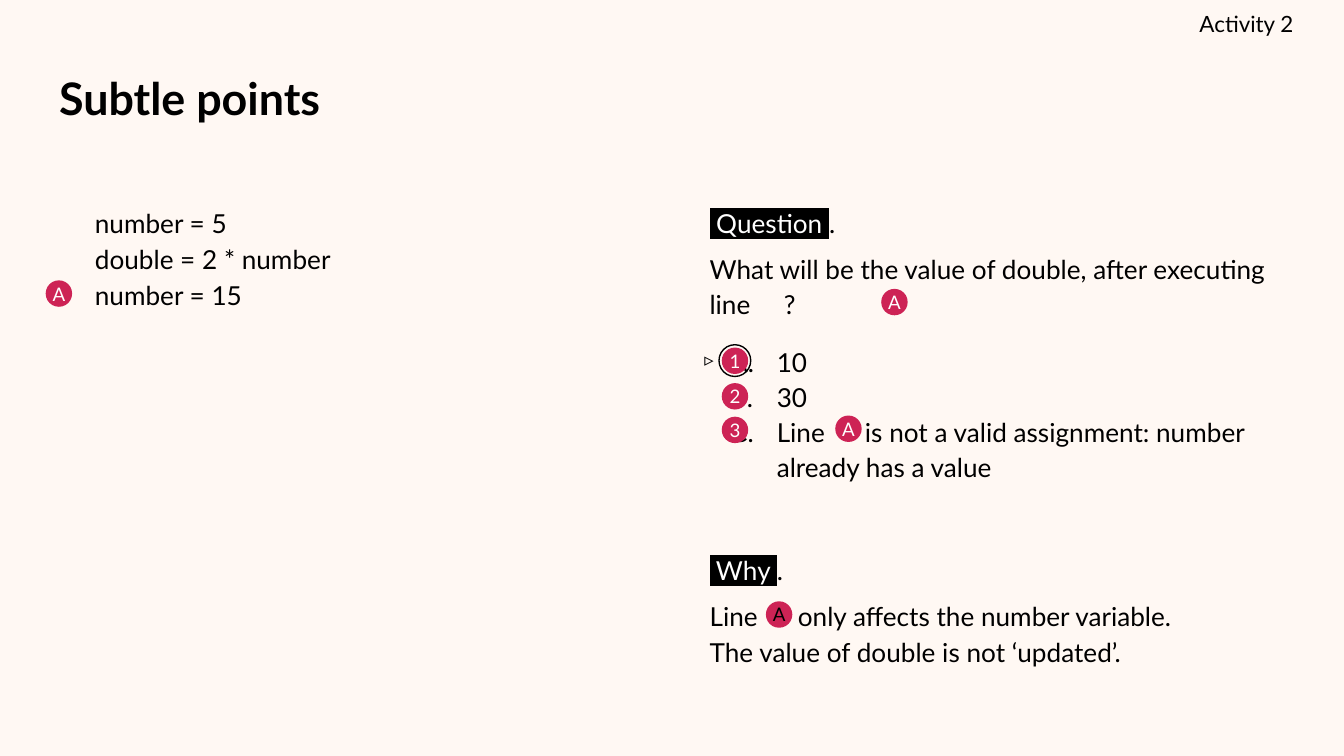
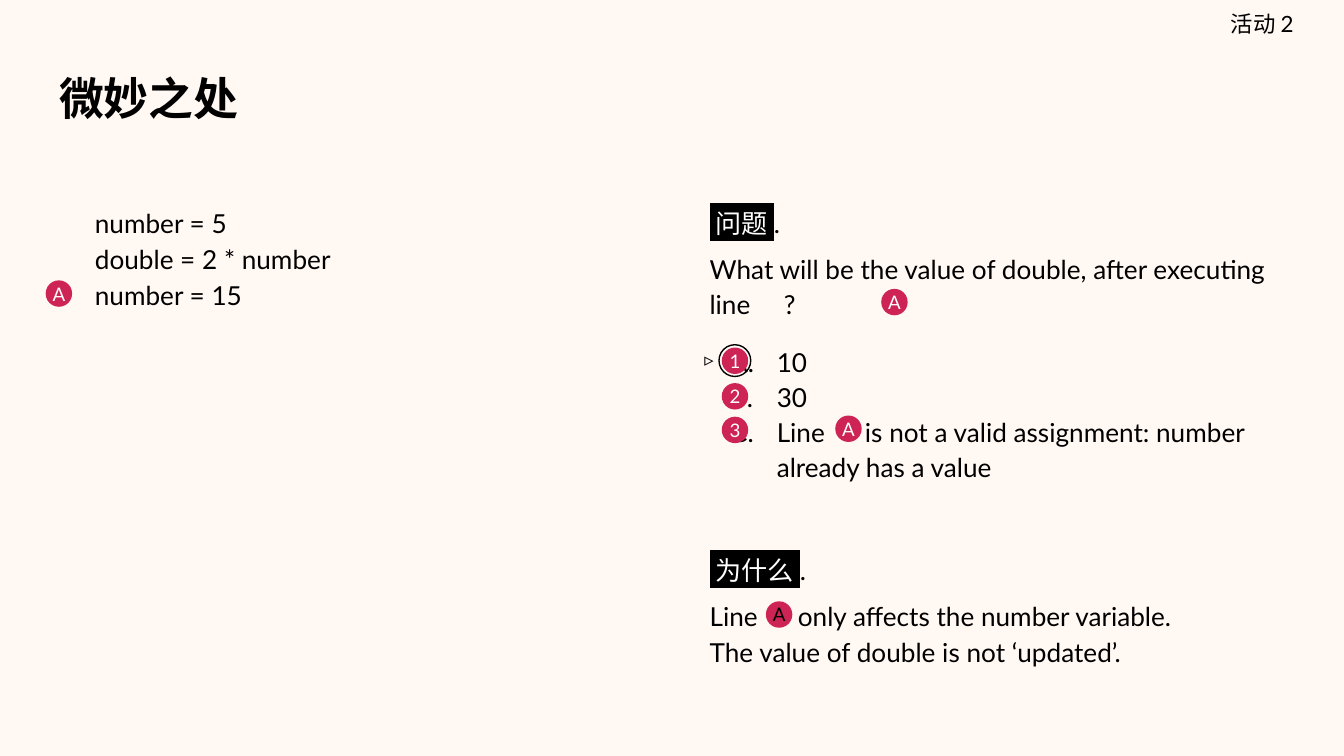
Before and after one commit to Canyu-Liu/RPI-Foundation-Computing-Curriculum-ZH-CN, a slide deck: slide 14 of 计算机课程/关键阶段四/八年级/U6 - Python编程入门/L2 - 处理数据/L2 - Python编程入门 - 八年级.pptx. Drawn at 1344x756 pixels with LibreOffice and Linux fonts; fonts in the diff are those of the drawing. Boxes give left, top, right and bottom in pixels: in the first picture for what was removed or moved away, otherwise in the second. Text is boxed around its words. In the diff, an @@ line names an element or a change of style, - is before the commit and + after.

```diff
--- a/计算机课程/关键阶段四/八年级/U6 - Python编程入门/L2 - 处理数据/L2 - Python编程入门 - 八年级.pptx
+++ b/计算机课程/关键阶段四/八年级/U6 - Python编程入门/L2 - 处理数据/L2 - Python编程入门 - 八年级.pptx
@@ subtitle at box(1231, 13, 1294, 34): text changed @@
-Activity 2
+活动 2
@@ text at box(59, 76, 238, 119): text changed @@
-Subtle points
+微妙之处
@@ text at box(715, 211, 767, 235): text changed @@
-Question .
+问题 .
@@ text at box(715, 558, 793, 582): text changed @@
-Why .
+为什么 .
```
Also in this commit, not shown: 5 other slides changed, 2 slides added, 2 slides removed, 2 other files.
